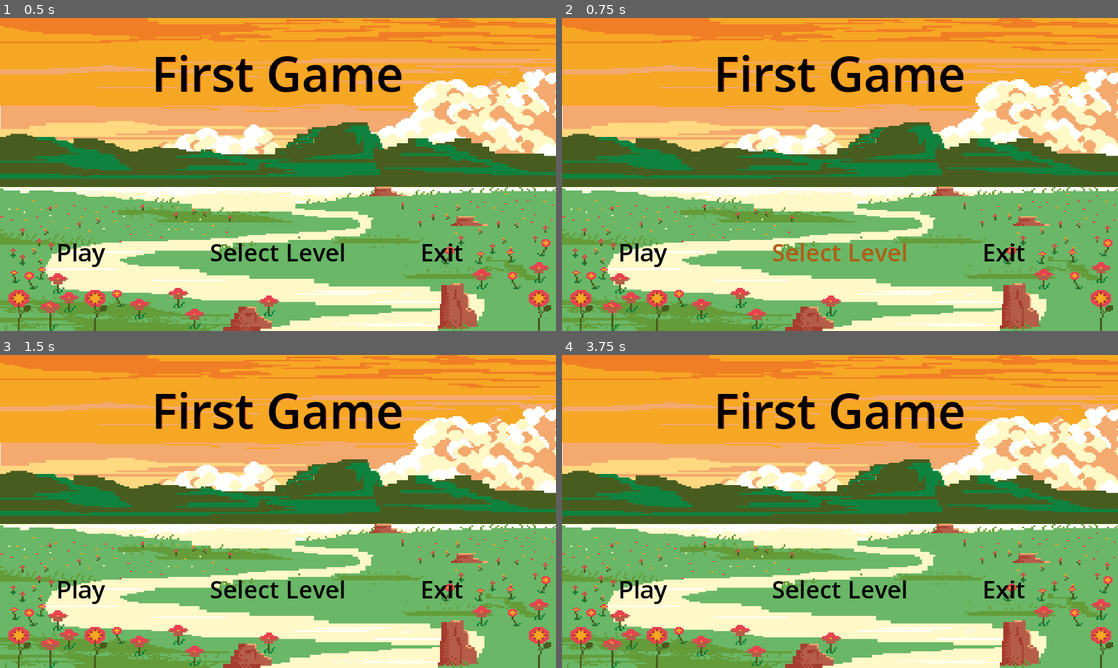
Above: before the commit, frames 1-4 (two rows, left to right).
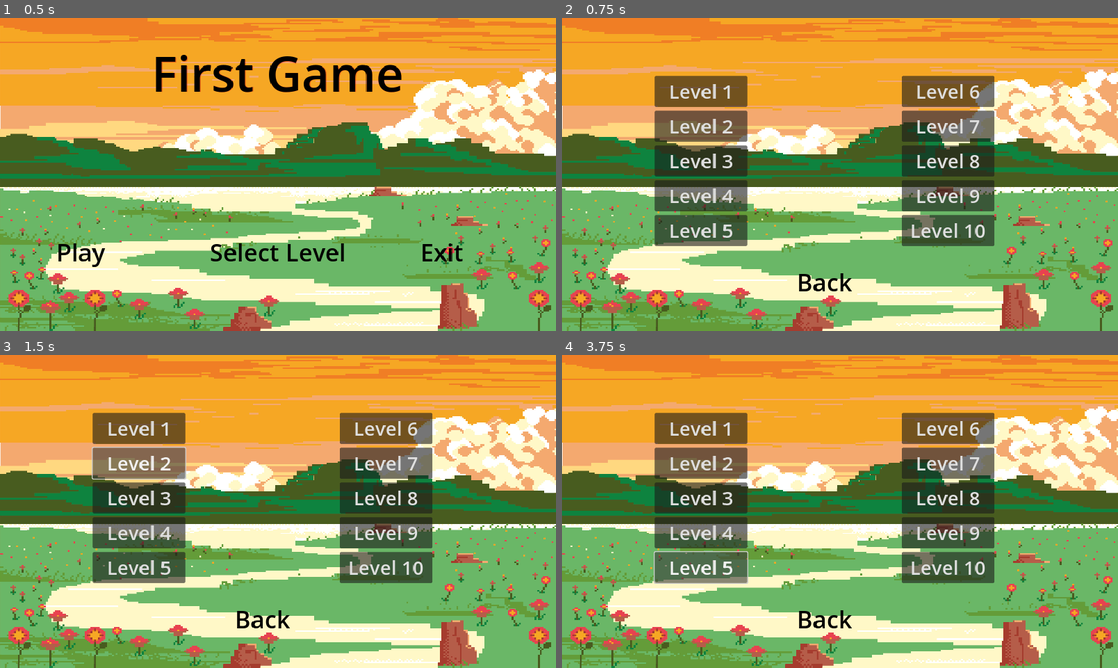
Above: after the commit, the same moments.

Repository: N3rdWizard/First-Game
Game: Godot game, scene res://Scenes/Main_Menu.tscn
The game is run twice, just before and just after one commit, with the same random seed, the same clock (stepped at 60 frames per second) and the same inputs.
Inputs (mouse positions are in pixels of both pictures, inside the frame that each line leads up to):
- Up to frame 1 (0.5 s): no input
- Up to frame 2 (0.75 s): click "Select Level" at 0.5 s
- Up to frame 3 (1.5 s): click (139, 464) at 1.25 s, where only the run after the commit has a clickable "Level 2"
- Up to frame 4 (3.75 s): click (701, 498) at 2 s, where only the run after the commit has a clickable "Level 3"; click (701, 533) at 2.75 s, where only the run after the commit has a clickable "Level 4"; click (701, 567) at 3.5 s, where only the run after the commit has a clickable "Level 5"

Frame 1 is identical in both runs. In frame 2, 19% of the frame differs, in the area x 10-84%, y 11-88%; in frame 3, 20%; in frame 4, 20%.

Commit message:
Added level select
level select working, level one and back buttons working at the moment.

Diff:
--- /dev/null
+++ b/Scenes/Level Select.tscn
@@ -0,0 +1,143 @@
+[gd_scene load_steps=8 format=3 uid="uid://x8u36gjcehxq"]
+
+[ext_resource type="Script" path="res://Scripts/Level Select.gd" id="1_8an2s"]
+[ext_resource type="Texture2D" uid="uid://cwixbvbwpb78b" path="res://9285000.jpg" id="1_phush"]
+
+[sub_resource type="StyleBoxEmpty" id="StyleBoxEmpty_k1oak"]
+
+[sub_resource type="StyleBoxEmpty" id="StyleBoxEmpty_7dvhh"]
+
+[sub_resource type="StyleBoxEmpty" id="StyleBoxEmpty_3n84v"]
+
+[sub_resource type="StyleBoxEmpty" id="StyleBoxEmpty_waun0"]
+
+[sub_resource type="StyleBoxEmpty" id="StyleBoxEmpty_dlh2q"]
+
+[node name="Control" type="Control"]
+layout_mode = 3
+anchors_preset = 15
+anchor_right = 1.0
+anchor_bottom = 1.0
+offset_right = -4.0
+grow_horizontal = 2
+grow_vertical = 2
+script = ExtResource("1_8an2s")
+
+[node name="TextureRect" type="TextureRect" parent="."]
+layout_mode = 0
+offset_right = 1152.0
+offset_bottom = 648.0
+texture = ExtResource("1_phush")
+expand_mode = 1
+
+[node name="Level 1" type="Button" parent="."]
+layout_mode = 0
+offset_left = 192.0
+offset_top = 120.0
+offset_right = 384.0
+offset_bottom = 184.0
+theme_override_font_sizes/font_size = 40
+text = "Level 1"
+
+[node name="Level 2" type="Button" parent="."]
+layout_mode = 0
+offset_left = 192.0
+offset_top = 192.0
+offset_right = 384.0
+offset_bottom = 256.0
+theme_override_font_sizes/font_size = 40
+text = "Level 2"
+
+[node name="Level 3" type="Button" parent="."]
+layout_mode = 0
+offset_left = 192.0
+offset_top = 264.0
+offset_right = 384.0
+offset_bottom = 328.0
+theme_override_font_sizes/font_size = 40
+text = "Level 3"
+
+[node name="Level 4" type="Button" parent="."]
+layout_mode = 0
+offset_left = 192.0
+offset_top = 336.0
+offset_right = 384.0
+offset_bottom = 400.0
+theme_override_font_sizes/font_size = 40
+text = "Level 4"
+
+[node name="Level 5" type="Button" parent="."]
+layout_mode = 0
+offset_left = 192.0
+offset_top = 408.0
+offset_right = 384.0
+offset_bottom = 472.0
+theme_override_font_sizes/font_size = 40
+text = "Level 5"
+
+[node name="Level 6" type="Button" parent="."]
+layout_mode = 0
+offset_left = 704.0
+offset_top = 120.0
+offset_right = 896.0
+offset_bottom = 184.0
+theme_override_font_sizes/font_size = 40
+text = "Level 6"
+
+[node name="Level 7" type="Button" parent="."]
+layout_mode = 0
+offset_left = 704.0
+offset_top = 192.0
+offset_right = 896.0
+offset_bottom = 256.0
+theme_override_font_sizes/font_size = 40
+text = "Level 7"
+
+[node name="Level 8" type="Button" parent="."]
+layout_mode = 0
+offset_left = 704.0
+offset_top = 264.0
+offset_right = 896.0
+offset_bottom = 328.0
+theme_override_font_sizes/font_size = 40
+text = "Level 8"
+
+[node name="Level 9" type="Button" parent="."]
+layout_mode = 0
+offset_left = 704.0
+offset_top = 336.0
+offset_right = 896.0
+offset_bottom = 400.0
+theme_override_font_sizes/font_size = 40
+text = "Level 9"
+
+[node name="Level 10" type="Button" parent="."]
+layout_mode = 0
+offset_left = 704.0
+offset_top = 408.0
+offset_right = 896.0
+offset_bottom = 472.0
+theme_override_font_sizes/font_size = 40
+text = "Level 10"
+
+[node name="Back" type="Button" parent="."]
+layout_mode = 0
+offset_left = 384.0
+offset_top = 512.0
+offset_right = 704.0
+offset_bottom = 576.0
+theme_override_colors/font_color = Color(0, 0, 0, 1)
+theme_override_colors/font_pressed_color = Color(1, 0.976471, 0.972549, 0.945098)
+theme_override_colors/font_hover_color = Color(0.682353, 0.364706, 0.0901961, 1)
+theme_override_colors/font_focus_color = Color(0, 0, 0, 1)
+theme_override_colors/font_hover_pressed_color = Color(0, 0, 0, 1)
+theme_override_font_sizes/font_size = 50
+theme_override_styles/normal = SubResource("StyleBoxEmpty_k1oak")
+theme_override_styles/hover = SubResource("StyleBoxEmpty_7dvhh")
+theme_override_styles/pressed = SubResource("StyleBoxEmpty_3n84v")
+theme_override_styles/disabled = SubResource("StyleBoxEmpty_waun0")
+theme_override_styles/focus = SubResource("StyleBoxEmpty_dlh2q")
+text = "Back"
+
+[connection signal="pressed" from="Level 1" to="." method="_on_level_1_pressed"]
+[connection signal="pressed" from="Back" to="." method="_on_back_pressed"]
--- /dev/null
+++ b/Scripts/Level Select.gd
@@ -0,0 +1,11 @@
+extends Control
+
+
+
+
+func _on_back_pressed():
+	get_tree().change_scene_to_file("res://Scenes/Main_Menu.tscn")
+
+
+func _on_level_1_pressed():
+	get_tree().change_scene_to_file("res://Scenes/level official 1.tscn")
--- a/Scripts/Main_Menu.gd
+++ b/Scripts/Main_Menu.gd
@@ -8,7 +8,7 @@
 
 
 func _on_level_select_pressed():
-	pass # Replace with function body.
+	get_tree().change_scene_to_file("res://Scenes/Level Select.tscn")
 
 func _on_play_pressed():
 	get_tree().change_scene_to_file("res://Scenes/level official 1.tscn")
